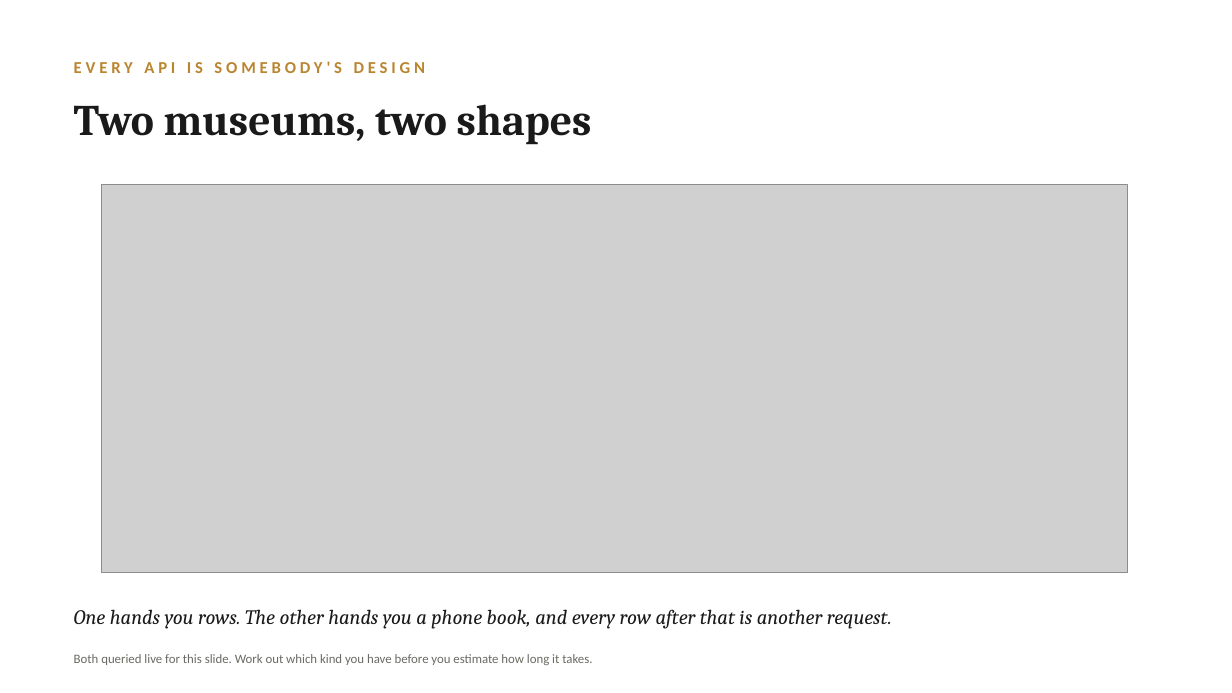
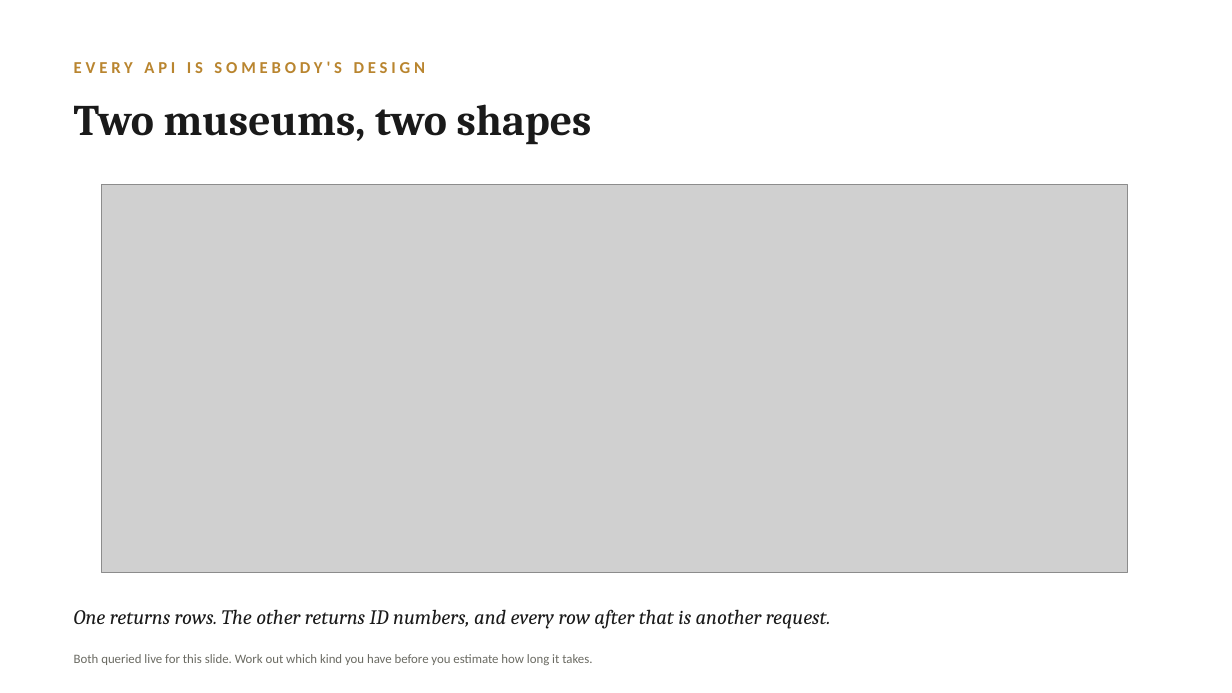
Before and after one commit to lucianli123/culture-as-data-2026, a slide deck: slide 28 of slides/week-04-lecture-draft.pptx. Drawn at 1232x693 pixels with LibreOffice and Linux fonts; fonts in the diff are those of the drawing; grey boxes stand for pictures. Boxes give left, top, right and bottom in pixels: in the first picture for what was removed or moved away, otherwise in the second. Text is boxed around its words. In the diff, an @@ line names an element or a change of style, - is before the commit and + after.

```diff
--- a/slides/week-04-lecture-draft.pptx
+++ b/slides/week-04-lecture-draft.pptx
@@ text at (74, 609, 831, 629): text changed @@
-One hands you rows. The other hands you a phone book, and every row after that is another request.
+One returns rows. The other returns ID numbers, and every row after that is another request.
```
Also in this commit, not shown: 9 other slides changed, 2 other files.
